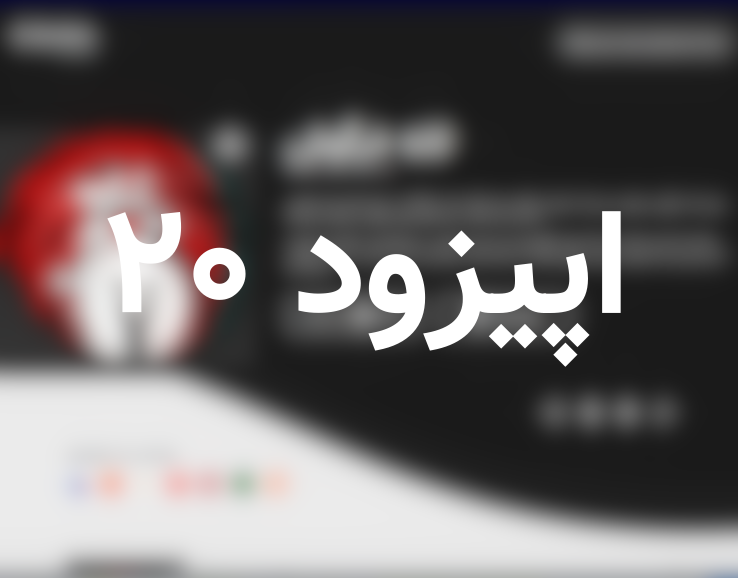
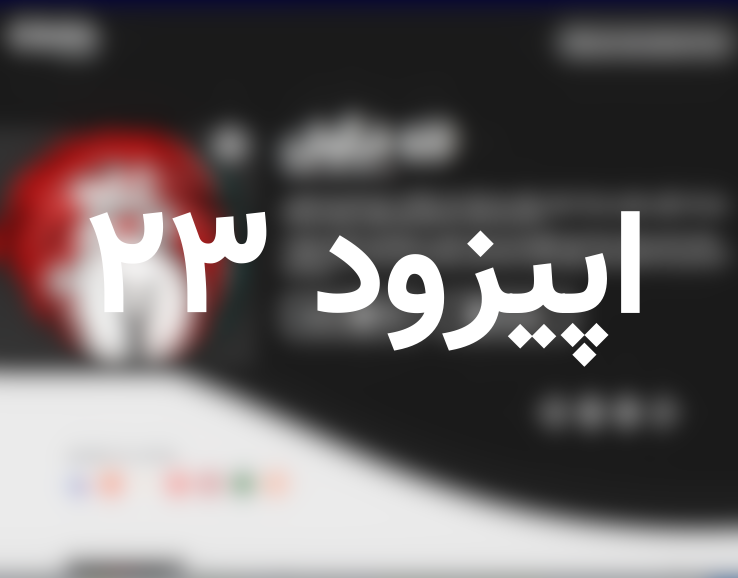
Before/after of a 738px x 578px layered artwork. What changed in the layer stack:
renamed "اپیزود 20" to "اپیزود 23", painted on it over box(89, 211, 640, 367)
